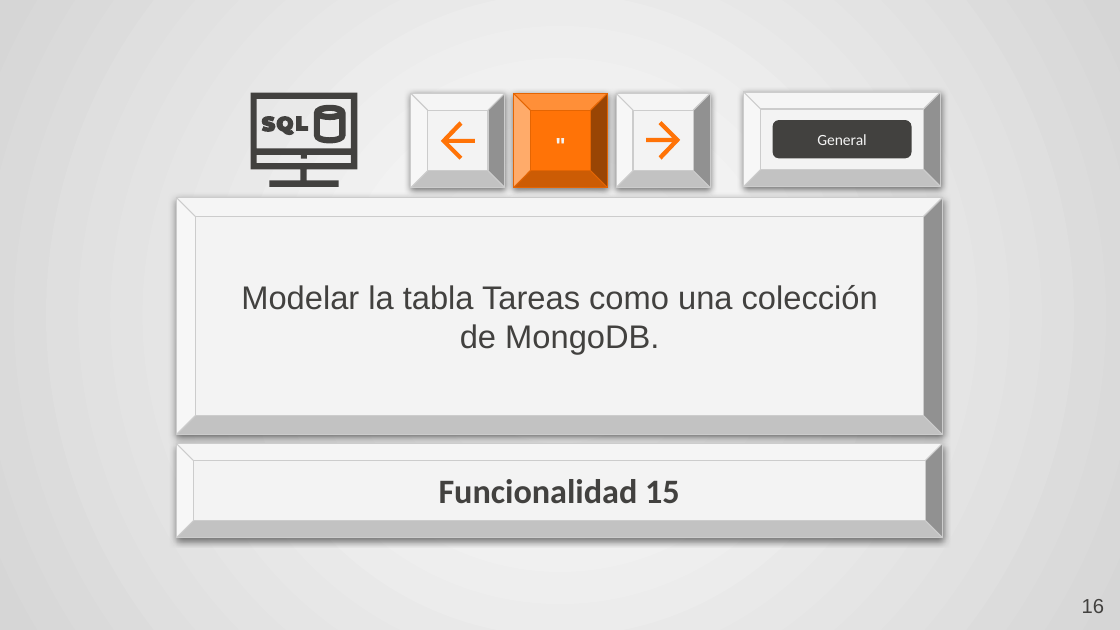
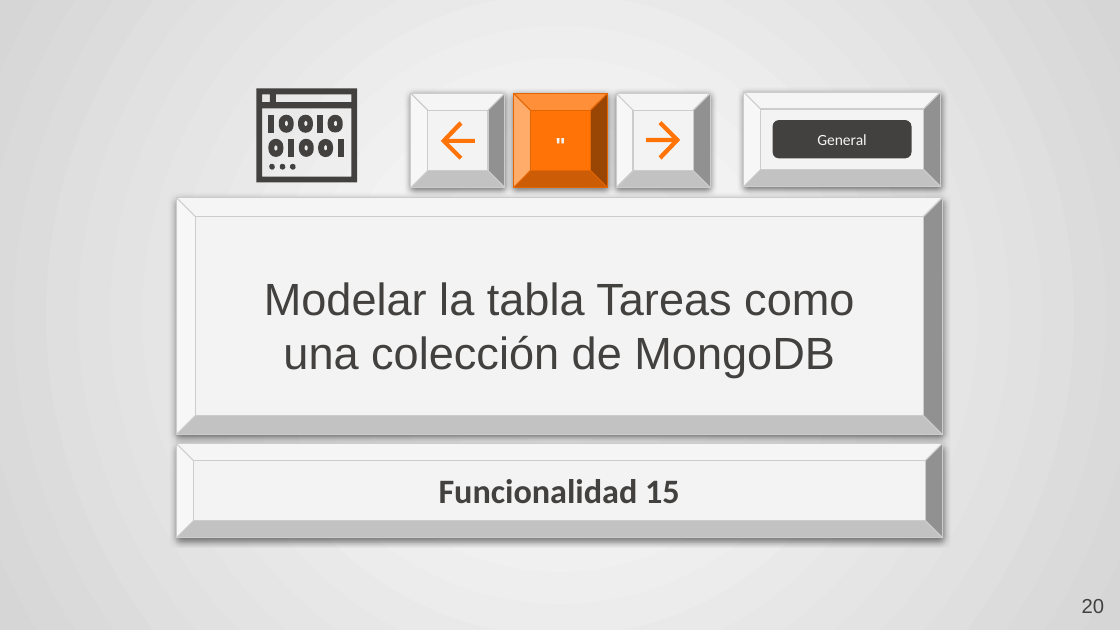
Before and after one commit to clementeaguilar-usach/Sistema_Voluntariado_noSQL, a slide deck: slide 20 of Lab 3 TBD.pptx (slide 16 before the commit). Drawn at 1120x630 pixels with LibreOffice and Linux fonts; fonts in the diff are those of the drawing. Boxes give left, top, right and bottom in pixels: in the first picture for what was removed or moved away, otherwise in the second. Text is boxed around its words. In the diff, an @@ line names an element or a change of style, - is before the commit and + after.

```diff
--- a/Lab 3 TBD.pptx
+++ b/Lab 3 TBD.pptx
@@ freeform shape resized from (x1=251, y1=93, x2=357, y2=187) to (x1=256, y1=88, x2=357, y2=183) @@
@@ freeform shape resized from (x1=277, y1=116, x2=295, y2=136) to (x1=279, y1=114, x2=293, y2=132) @@
@@ freeform shape at (x1=298, y1=114, x2=312, y2=132): outline redrawn @@
@@ freeform shape resized from (x1=314, y1=105, x2=345, y2=144) to (x1=328, y1=114, x2=343, y2=132) @@
@@ freeform shape moved from (x1=262, y1=116, x2=276, y2=132) to (x1=269, y1=139, x2=283, y2=157) @@
@@ group added at (x1=269, y1=114, x2=344, y2=169): 9 freeform shapes @@
@@ subtitle at (x1=264, y1=282, x2=854, y2=378): text changed; size 21 to 29 pt @@
-Modelar la tabla Tareas como una colección de MongoDB.
+Modelar la tabla Tareas como una colección de MongoDB
@@ page number at (x1=1082, y1=599, x2=1104, y2=613): text changed @@
-16
+20
```
Also in this commit, not shown: 10 other slides changed, 14 slides added, 8 slides removed, 1 other file.
